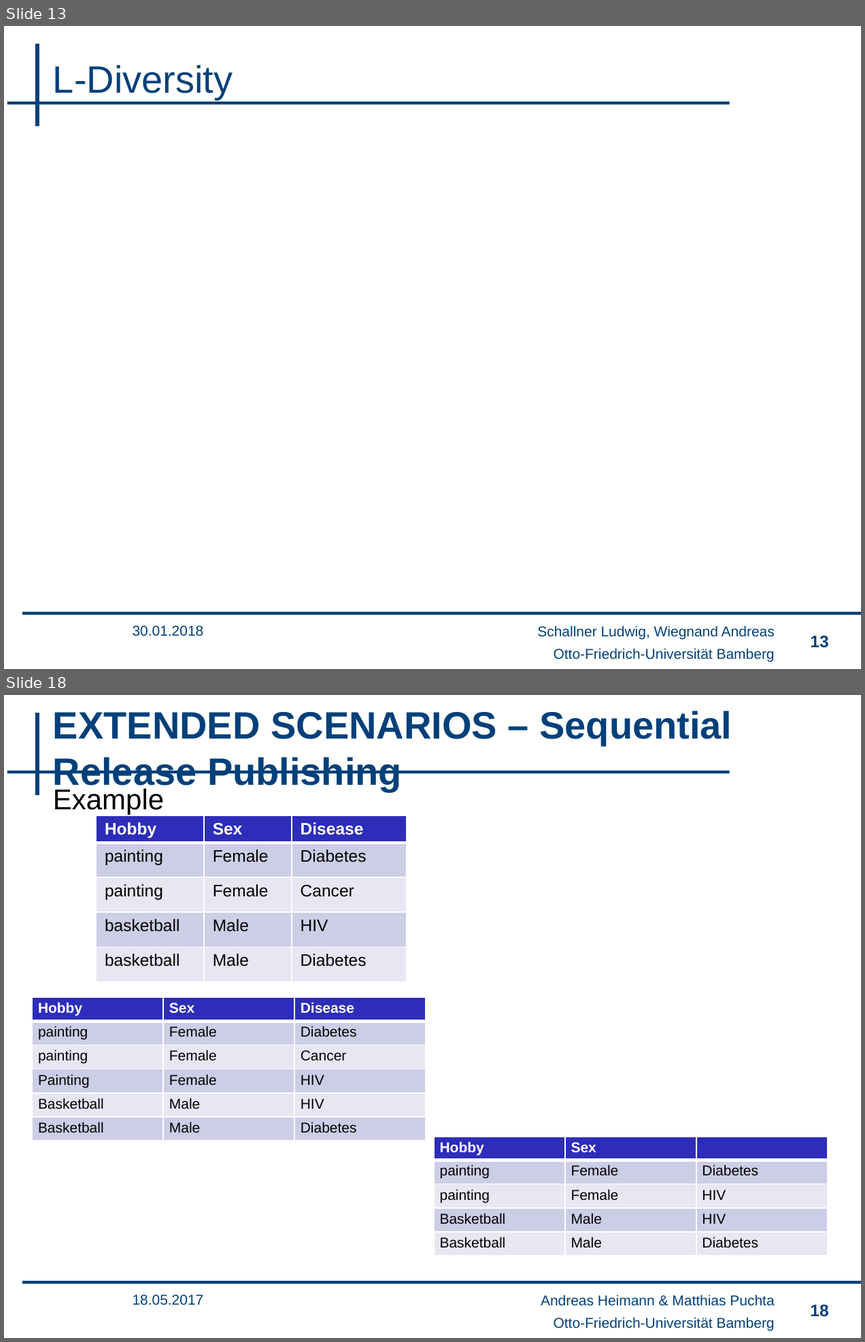
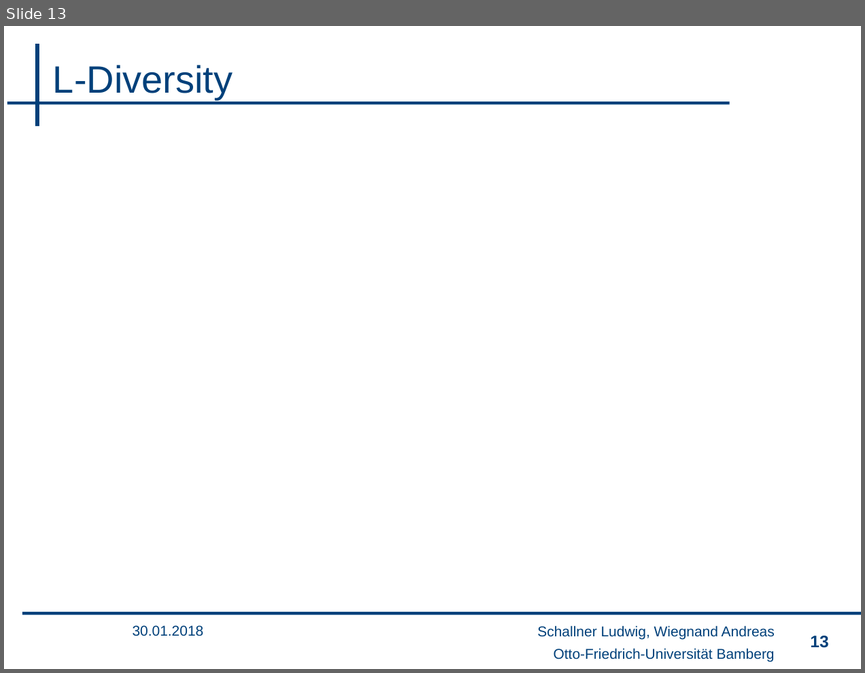
Before and after one commit to wsgan001/PSI-MSem, a slide deck: presentation/sicherheits_lu.pptx. Shown one above the other, each under a label of ours: slides 13 and 18 before the commit, slide 13 after it; the slides between them are not shown. The pictures are 865x1342 and 865x673 pixels, drawn with LibreOffice and Linux fonts; fonts in the diff are those of the drawing; grey boxes stand for pictures; background and template pictures are left out. Boxes give left, top, right and bottom in pixels: in the first picture for what was removed or moved away, otherwise in the second. Text is boxed around its words. In the diff, an @@ line names an element or a change of style, - is before the commit and + after.

```diff
--- a/presentation/sicherheits_lu.pptx
+++ b/presentation/sicherheits_lu.pptx
@@ slide 18 removed at box(4, 695, 861, 1338), background #FFFFFF; not listed: 4 template elements that a slide beside it also shows @@
@@ title removed at box(53, 711, 732, 792) @@
-EXTENDED SCENARIOS – Sequential Release Publishing
@@ text removed at box(53, 788, 164, 815) @@
-Example
@@ table removed at box(96, 815, 406, 983), 5 rows, 3 columns @@
-Hobby | Sex | Disease
-painting | Female | Diabetes
-painting | Female | Cancer
-basketball | Male | HIV
-basketball | Male | Diabetes
@@ table removed at box(33, 998, 426, 1140), 6 rows, 3 columns @@
-Hobby | Sex | Disease
-painting | Female | Diabetes
-painting | Female | Cancer
-Painting | Female | HIV
-Basketball | Male | HIV
-Basketball | Male | Diabetes
@@ table removed at box(434, 1136, 827, 1255), 5 rows, 3 columns @@
-Hobby | Sex | 
-painting | Female | Diabetes
-painting | Female | HIV
-Basketball | Male | HIV
-Basketball | Male | Diabetes
@@ text removed at box(133, 1294, 204, 1305) @@
-18.05.2017
@@ text removed at box(541, 1294, 774, 1306) @@
-Andreas Heimann & Matthias Puchta
@@ page number removed at box(810, 1304, 828, 1317) @@
-18
```
Also in this commit, not shown: 2 slides changed, 1 slide added, 18 other slides removed.
